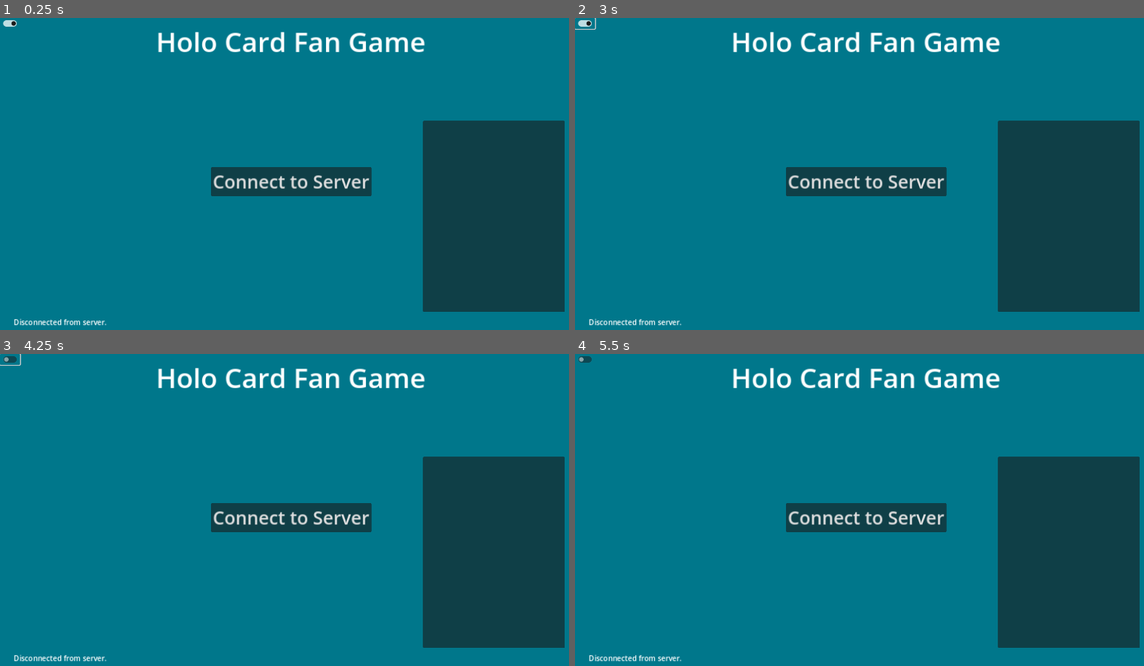
Above: before the commit, frames 1-4 (two rows, left to right).
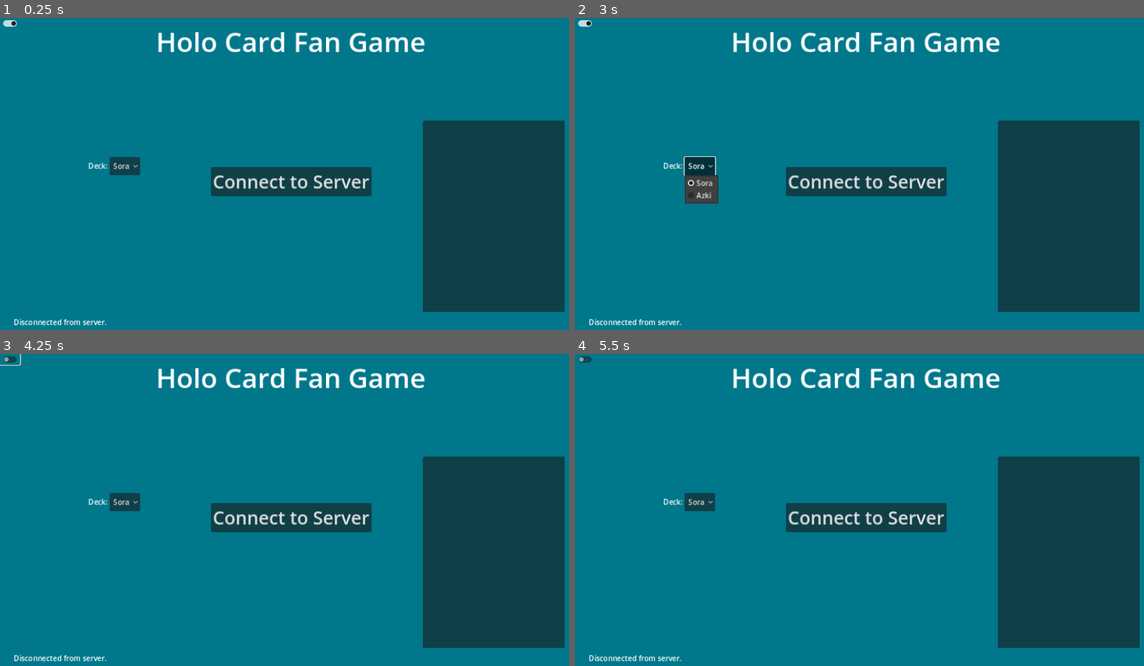
Above: after the commit, the same moments.

Repository: daniel-k-taylor/holocardclient
Game: Godot game, scene res://scenes/main.tscn
Same seed, same stepped clock (60 frames per second), same inputs: the game is played once before the commit and once after it.
Inputs (mouse positions are in pixels of both pictures, inside the frame that each line leads up to):
- Up to frame 1 (0.25 s): no input
- Up to frame 2 (3 s): click (700, 164) at 0.5 s, where only the run after the commit has a clickable "Sora"; click (586, 24) at 1.25 s; click (586, 24) at 2 s; click (700, 164) at 2.75 s, where only the run after the commit has a clickable "Sora"
- Up to frame 3 (4.25 s): click (11, 360) at 3.5 s
- Up to frame 4 (5.5 s): click (700, 500) at 4.25 s, where only the run after the commit has a clickable "Sora"; click "Connect to Server" at 5 s

The runs differ from the first frame. In frame 1, 0.4% of the frame differs, in the area x 15-25%, y 44-51%; in frame 2, 0.9%, in the area x 0-26%, y 0-60%; in frame 3, 0.4%; in frame 4, 0.4%.

Commit message:
card ordering

Diff:
--- a/globals/strings.gd
+++ b/globals/strings.gd
@@ -129,7 +129,10 @@
 			source_str = "this Holomem"
 	var amount_str = "%s" % amount_min
 	if amount_min != amount_max:
-		amount_str = "%s-%s" % [amount_min, amount_max]
+		if amount_max == -1:
+			amount_str = "any amount of"
+		else:
+			amount_str = "%s-%s" % [amount_min, amount_max]
 	return "Send %s Cheer from %s." % [amount_str, source_str]
 
 func build_order_cards_string(to, bottom):
--- a/scenes/game/card_zone.gd
+++ b/scenes/game/card_zone.gd
@@ -12,10 +12,6 @@
 @onready var loc5 = $Margin/Layout/GridContainer/ZoneLocation5
 @onready var loc6 = $Margin/Layout/GridContainer/ZoneLocation6
 @onready var zone_locations = [loc1, loc2, loc3, loc4, loc5, loc6]
-
-@onready var CenterCardOval = Vector2(get_viewport().content_scale_size) * Vector2(0.5, 1.3)
-@onready var HorizontalRadius = get_viewport().content_scale_size.x * 0.55
-@onready var VerticalRadius = get_viewport().content_scale_size.y * 0.4
 
 @onready var zone_button : TextureButton = $ZoneButton
 
@@ -39,6 +35,9 @@
 		_update_locations()
 
 var cards = []
+var CenterCardOval
+var HorizontalRadius
+var VerticalRadius
 
 func _update_locations():
 	if zone_locations:
@@ -59,6 +58,11 @@
 		set_transparent(true)
 
 	zone_button.visible = layout_style == LayoutStyle.Archive
+
+	if not Engine.is_editor_hint():
+		CenterCardOval = Vector2(get_viewport().content_scale_size) * Vector2(0.5, 1.3)
+		HorizontalRadius = get_viewport().content_scale_size.x * 0.55
+		VerticalRadius = get_viewport().content_scale_size.y * 0.4
 
 func set_transparent(is_transparent):
 	if is_transparent:
@@ -153,7 +157,7 @@
 				max_angle -= extra_angle
 
 			for i in range(num_cards):
-				var card : CardBase = cards[i]
+				var card : CardBase = cards[num_cards - i - 1]
 
 				# Calculate the angle for this card, distributing the cards evenly between min_angle and max_angle
 				var angle = min_angle + i * (max_angle - min_angle) / (num_cards - 1)
--- a/scenes/game/game.gd
+++ b/scenes/game/game.gd
@@ -101,9 +101,10 @@
 		hand_count += count
 		deck_count -= count
 
-		for card in cards:
-			if _hand_zone:
+		if _hand_zone:
+			for card in cards:
 				_hand_zone.add_card(card)
+			_game._put_cards_on_top(_hand_zone.cards)
 
 	func get_archive_count() -> int:
 		return len(_archive_zone.get_cards_in_zone())
@@ -117,11 +118,13 @@
 	func add_card_to_archive(card:CardBase):
 		card.remove_all_attached_cards()
 		_archive_zone.add_card(card, 0)
+		_game._put_cards_on_top([card])
 
 	func add_card_to_hand(card : CardBase):
 		hand_count += 1
 		if _hand_zone:
 			_hand_zone.add_card(card)
+			_game._put_cards_on_top(_hand_zone.cards)
 		else:
 			# TODO: Animation then
 			_game.destroy_card(card)
@@ -458,6 +461,10 @@
 	if card:
 		all_cards.remove_child(card)
 		card.queue_free()
+
+func _put_cards_on_top(cards : Array):
+	for card in cards:
+		all_cards.move_child(card, all_cards.get_child_count() - 1)
 
 func find_card_on_board(card_id : String) -> CardBase:
 	for card in all_cards.get_children():
@@ -1257,7 +1264,7 @@
 		action_menu.hide_menu()
 		move_card_ids_already_handled = []
 		for key in multi_step_decision_info:
-			move_card_ids_already_handled.append(multi_step_decision_info)
+			move_card_ids_already_handled.append(key)
 		submit_place_cheer(multi_step_decision_info)
 		_change_ui_phase(UIPhase.UIPhase_WaitingOnServer)
 	else:
--- a/scenes/game/game_log.gd
+++ b/scenes/game/game_log.gd
@@ -2,6 +2,8 @@
 extends CenterContainer
 
 @onready var label : RichTextLabel = $PanelContainer/VBoxContainer/PanelContainer/Label
+
+@onready var debug_check = $PanelContainer/VBoxContainer/HBoxContainer/ShowDebugCheckbox
 
 const DEFAULT_PLAYER_COLOR = "#16c2f7"
 const DEFAULT_OPPONENT_COLOR = "#ff0000"
@@ -33,7 +35,25 @@
 		"log_type": log_type,
 		"text": text,
 	})
-	label.text += "\n%s" % text
+	if _is_log_type_enabled(log_type):
+		label.text += "\n%s" % text
 
 func _on_close_button_pressed() -> void:
 	visible = false
+
+func _is_log_type_enabled(log_type):
+	match log_type:
+		GameLogLine.Debug:
+			return debug_check.button_pressed
+		_:
+			return true
+
+func _generate_full_text():
+	var text = ""
+	for logline in full_log:
+		if _is_log_type_enabled(logline["log_type"]):
+			text += logline["text"] + "\n"
+	label.text = text
+
+func _on_show_debug_checkbox_toggled(_toggled_on: bool) -> void:
+	_generate_full_text()
--- a/scenes/game/game_log.tscn
+++ b/scenes/game/game_log.tscn
@@ -34,6 +34,16 @@
 layout_mode = 2
 alignment = 2
 
+[node name="ShowDebugLabel" type="RichTextLabel" parent="PanelContainer/VBoxContainer/HBoxContainer"]
+layout_mode = 2
+text = "Show Debug"
+fit_content = true
+scroll_active = false
+autowrap_mode = 0
+
+[node name="ShowDebugCheckbox" type="CheckBox" parent="PanelContainer/VBoxContainer/HBoxContainer"]
+layout_mode = 2
+
 [node name="CloseButton" type="Button" parent="PanelContainer/VBoxContainer/HBoxContainer"]
 layout_mode = 2
 text = "Close"
@@ -50,4 +60,5 @@
 shortcut_keys_enabled = false
 
 [connection signal="pressed" from="FullButton" to="." method="_on_close_button_pressed"]
+[connection signal="toggled" from="PanelContainer/VBoxContainer/HBoxContainer/ShowDebugCheckbox" to="." method="_on_show_debug_checkbox_toggled"]
 [connection signal="pressed" from="PanelContainer/VBoxContainer/HBoxContainer/CloseButton" to="." method="_on_close_button_pressed"]
--- a/scenes/menu/main_menu.gd
+++ b/scenes/menu/main_menu.gd
@@ -1,6 +1,7 @@
 extends Control
 
-var oshi_id = "hSD01-001"
+var oshi_sora = "hSD01-001"
+var oshi_azki = "hSD01-002"
 var deck = {
 	"hSD01-003": 4,
 	"hSD01-004": 3,
@@ -41,6 +42,7 @@
 
 # Other
 @onready var server_info_list : ItemList = $ServerInfoList
+@onready var deck_selector = $HBoxContainer/DeckSelector
 
 enum MenuState {
 	MenuState_ConnectingToServer,
@@ -73,6 +75,7 @@
 			_update_element(join_queue_button, false, true)
 			_update_element(join_match_button, false, false)
 			_update_element(leave_queue_button, false, false)
+			_update_element(deck_selector, true, true)
 			server_status.text = "Connecting to server..."
 		MenuState.MenuState_Connected_Default:
 			_update_element(play_ai_button, true, true)
@@ -80,6 +83,7 @@
 			_update_element(join_queue_button, true, true)
 			_update_element(join_match_button, false, false)
 			_update_element(leave_queue_button, false, false)
+			_update_element(deck_selector, true, true)
 			server_status.text = "Connected"
 		MenuState.MenuState_Disconnected:
 			_update_element(play_ai_button, false, false)
@@ -87,6 +91,7 @@
 			_update_element(join_queue_button, false, false)
 			_update_element(join_match_button, false, false)
 			_update_element(leave_queue_button, false, false)
+			_update_element(deck_selector, true, true)
 			server_status.text = "Disconnected from server"
 		MenuState.MenuState_Queued:
 			_update_element(play_ai_button, false, false)
@@ -94,6 +99,7 @@
 			_update_element(join_queue_button, false, false)
 			_update_element(join_match_button, false, false)
 			_update_element(leave_queue_button, true, true)
+			_update_element(deck_selector, false, true)
 		_:
 			assert(false, "Unimplemented menu state")
 			pass
@@ -141,10 +147,20 @@
 		if queue["queue_name"] == "main_matchmaking_ai":
 			return queue
 
+func get_deck_oshi():
+	var deck_value = deck_selector.selected
+	var chosen_oshi = oshi_sora
+	match deck_value:
+		0:
+			chosen_oshi = oshi_sora
+		1:
+			chosen_oshi = oshi_azki
+	return chosen_oshi
+
 func _on_join_queue_button_pressed() -> void:
 	menu_state = MenuState.MenuState_Queued
 	_update_buttons()
-	NetworkManager.join_match_queue(self.get_matchmaking_queue(), oshi_id, deck, cheer_deck)
+	NetworkManager.join_match_queue(self.get_matchmaking_queue(), get_deck_oshi(), deck, cheer_deck)
 
 func _on_join_failed() -> void:
 	menu_state = MenuState.MenuState_Connected_Default
@@ -161,4 +177,4 @@
 func _on_play_ai_button_pressed() -> void:
 	menu_state = MenuState.MenuState_Queued
 	_update_buttons()
-	NetworkManager.join_match_queue(self.get_ai_queue(), oshi_id, deck, cheer_deck)
+	NetworkManager.join_match_queue(self.get_ai_queue(), get_deck_oshi(), deck, cheer_deck)
--- a/scenes/menu/main_menu.tscn
+++ b/scenes/menu/main_menu.tscn
@@ -8,8 +8,6 @@
 anchors_preset = 15
 anchor_right = 1.0
 anchor_bottom = 1.0
-offset_right = 128.0
-offset_bottom = 72.0
 grow_horizontal = 2
 grow_vertical = 2
 script = ExtResource("1_wc6th")
@@ -106,6 +104,25 @@
 offset_bottom = 24.0
 button_pressed = true
 
+[node name="HBoxContainer" type="HBoxContainer" parent="."]
+layout_mode = 0
+offset_left = 194.0
+offset_top = 306.0
+offset_right = 308.0
+offset_bottom = 346.0
+
+[node name="Label" type="Label" parent="HBoxContainer"]
+layout_mode = 2
+text = "Deck:"
+
+[node name="DeckSelector" type="OptionButton" parent="HBoxContainer"]
+layout_mode = 2
+selected = 0
+item_count = 2
+popup/item_0/text = "Sora"
+popup/item_1/text = "Azki"
+popup/item_1/id = 1
+
 [connection signal="pressed" from="MainButtons/PlayAIButton" to="." method="_on_play_ai_button_pressed"]
 [connection signal="pressed" from="MainButtons/ServerConnectButton" to="." method="_on_server_connect_button_pressed"]
 [connection signal="pressed" from="MainButtons/JoinQueueButton" to="." method="_on_join_queue_button_pressed"]
Not shown, changed: work.todo
